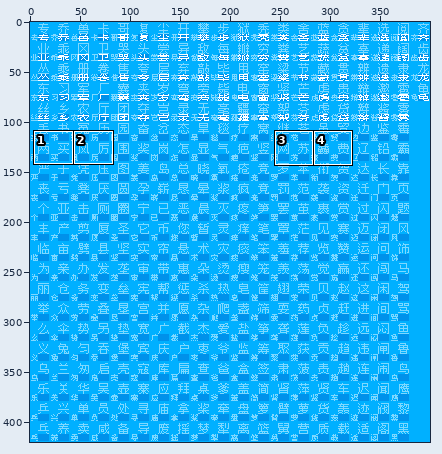
Two versions of one pixel-art file, Data/核心笑传之抄抄表——《现代汉语常用字表》常用字部分.ase. The picture above shows the old version from afar; the outline marks the close-up.
Close-up. First the earlier version:
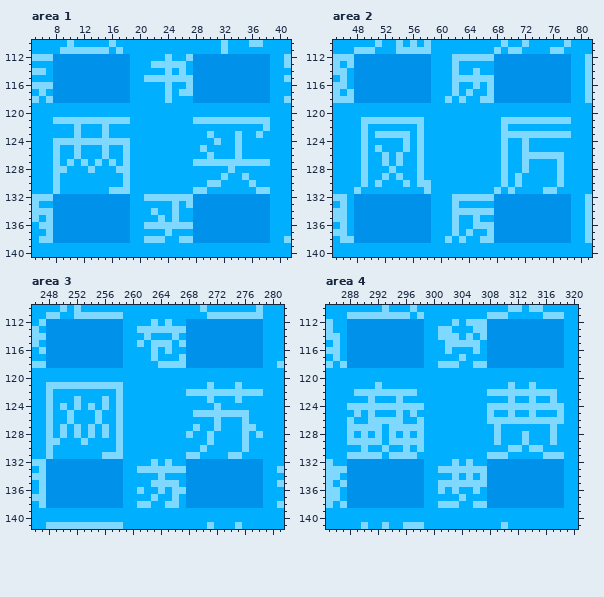
400x420 pixels, 1 frame. Colours within 5 levels of each other are drawn and written as one. Shown: area 1: x 5..41, y 110..140; area 2: x 45..81, y 110..140; area 3: x 246..281, y 110..141; area 4: x 285..320, y 110..141. The commit also changed other parts of the picture, which this record leaves out.
Once edited:
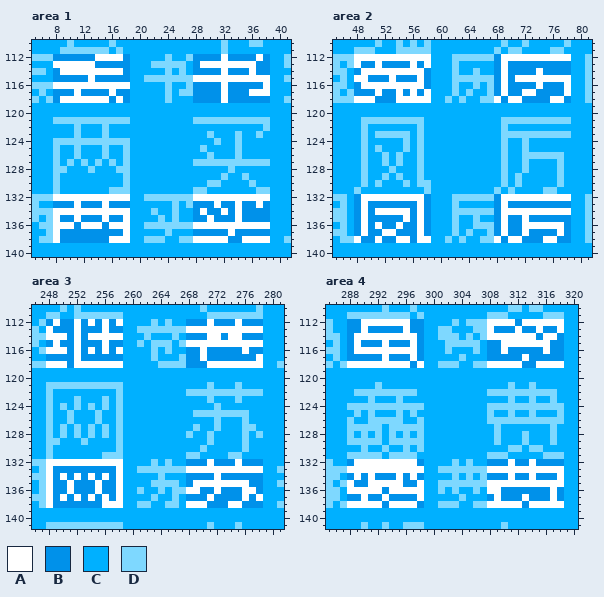
Palette (. is transparent): A #ffffff  B #0091ea  C #00b0ff  D #7ed8ff
Change:
Changed rows in their new state; - is an unchanged pixel.
Area 1, layer "字形层":
first column x 8:
112 ------AAAA--------------A----A-
113 AAAAAA---------------AAAAAAAA--
114 -AAAAAAAAA--------------A---A--
115 -----A--------------AAAAAAAAAAA
116 AAAAAAAAAAA-------------A-----A
117 ---A----A---------------A---AAA
118 -AAAAAAA-A--------------A------
first column x 8:
132 AAAAAAAAAAA---------AAAAAAAAAAA
133 ---A---A---------------A--A--A-
134 AAAAAAAAAAA----------A--A-A----
135 A--A---A--A-----------A---A----
136 AAA-AAA-AAA---------AAAAAAAAAAA
137 A---------A--------------A-----
138 A-------AAA---------AAAAA--AAAA
Area 2, layer "字形层":
first column x 48:
112 AAAAAAAAAAA----------AAAAAAAAAA
113 A--A----A-A----------A---------
114 -AAAAAAAAA-----------A----A----
115 AA---A---A-----------A-AAAAAAAA
116 -AAAAAAAAA-----------A----A---A
117 ---A--A-A-A----------A--AA----A
118 AAA---AAAAA---------A-AA----AA-
first column x 48:
132 -AAAAAAAAA-----------AAAAAAAAAA
133 -A-------A-----------A---------
134 -A-AAAAA-A-----------AAAAAAAAAA
135 -A-----A-A-----------A--A------
136 -A-A--A--A-----------A--AAAAAA-
137 -A--AA---A-----------A--A----A-
138 A--A--AA-AA---------A-AA---AA--
Area 3, layer "字形层":
first column x 248:
112 -A--A-A-A-A------------A---A---
113 A---A---A-----------AAAAAAAAAAA
114 AAA-A-AAAAA------------AA-AA---
115 -A--A---A-----------AAAAAAAAAAA
116 AAA-A-A-A-A-----------A-----A--
117 ----A-----------------A-------A
118 AAA-AAAAAAA------------AAAAAAAA
first column x 248:
132 AAAAAAAAAAA------------A---A---
133 A---------A---------AAAAAAAAAAA
134 A-A-A-A-A-A-------------A------
135 A--A---A--A----------AAAAAAAA--
136 A--A---A--A---------AA--A---AA-
137 A-A-A-A-A-A------------A----A-A
138 A-------AAA---------AAA---AA---
Area 4, layer "字形层":
first column x 288:
112 --AAAAAAA-----------AAAA-AAAAAA
113 --A-----A-----------A---A--A--A
114 -AAAAAAAAA----------AAAAAAA-AA-
115 -A---A---A------------AAAAAAA--
116 -AAAAAAAAA------------A-----A--
117 -----A---A---------------A-----
118 AAAAAAAAA-A---------AAAAA--AAAA
first column x 288:
132 -AAAAAAAAA-------------A--A----
133 AAAAAAAAAAA---------AAAAAAAAAAA
134 -A-A---A-A-------------A--A---A
135 A--AAAAA--A---------AAAAAAAAAAA
136 AAAAA-AAAAA---------AA-------A-
137 --A--A----A----------A---A---A-
138 AAAAA-AAAA----------AAAAA-AAAAA
